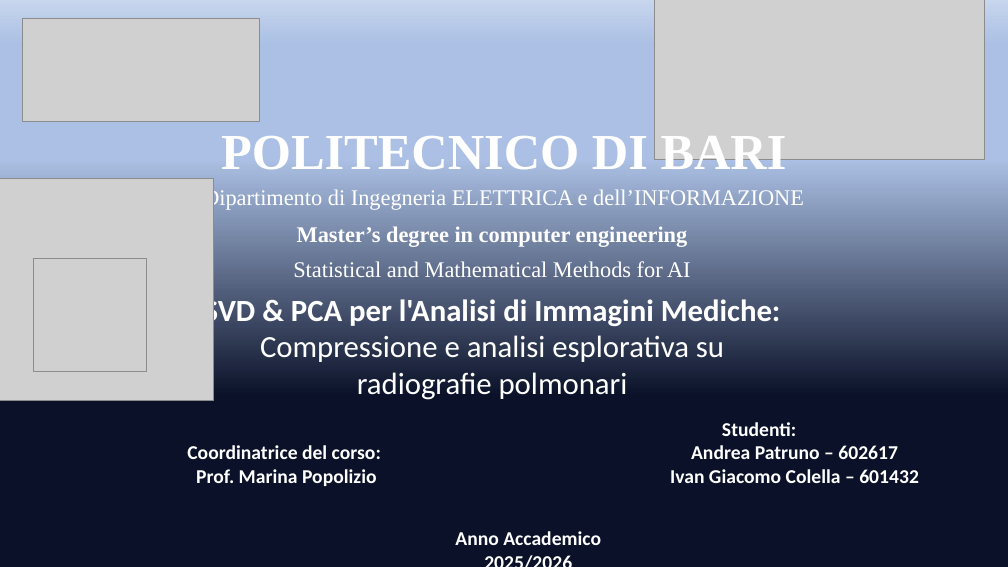
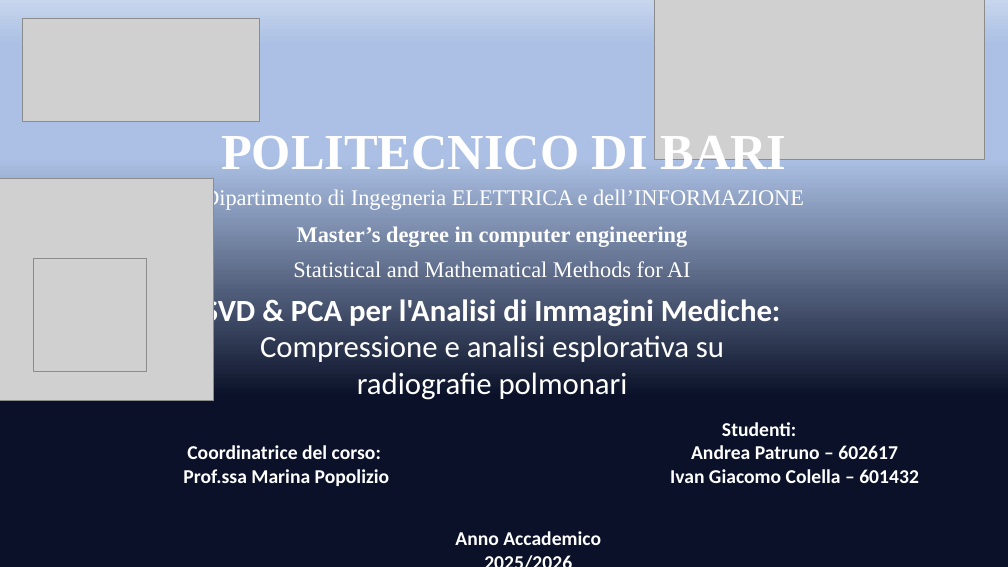
Before and after one commit to andreapatruno1/Image-Compression-and-Analysis, a slide deck: slide 1 of docs/SVD e PCA per l'analisi di immagini mediche.pptx. Drawn at 1008x567 pixels with LibreOffice and Linux fonts; fonts in the diff are those of the drawing; grey boxes stand for pictures. Boxes give left, top, right and bottom in pixels: in the first picture for what was removed or moved away, otherwise in the second. Text is boxed around its words. In the diff, an @@ line names an element or a change of style, - is before the commit and + after.

```diff
--- a/docs/SVD e PCA per l'analisi di immagini mediche.pptx
+++ b/docs/SVD e PCA per l'analisi di immagini mediche.pptx
@@ table at <box>0,417,1008,490</box> @@
-row 1, column 1: Coordinatrice del corso: / Prof. Marina Popolizio
+row 1, column 1: Coordinatrice del corso: / Prof.ssa Marina Popolizio
```
Also in this commit, not shown: 1 other slide changed, 3 slides added, 2 other files.
